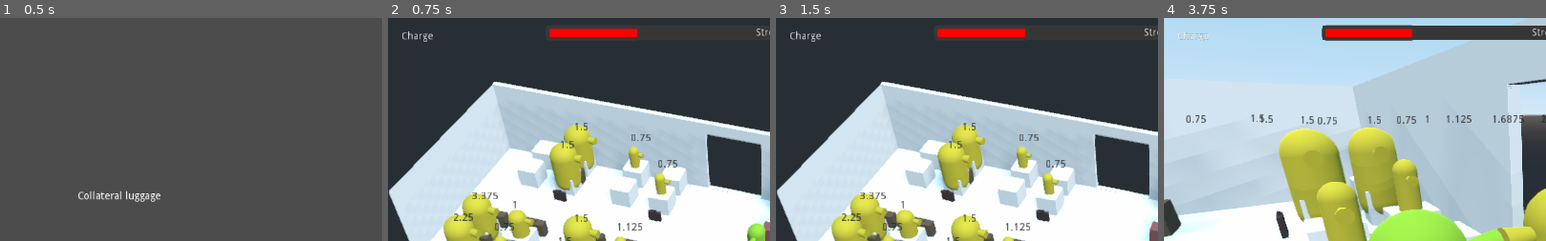
Above: before the commit, frames 1-4 (left to right).
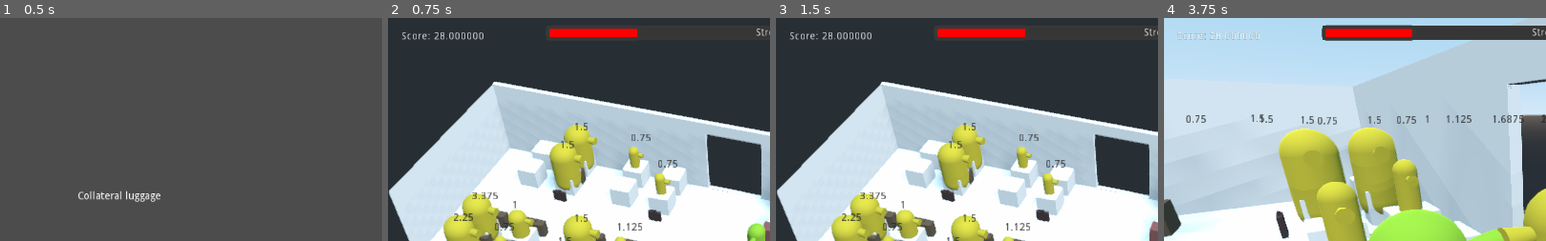
Above: after the commit, the same moments.

Repository: the-last-willy/game_jam_22_07
Game: Godot game, scene res://Game/Scenes/Main/Main.tscn
Same seed, same stepped clock (60 frames per second), same inputs: the game is played once before the commit and once after it.
Inputs (mouse positions are % of the whole screen's width and height, from its top left):
- Up to frame 1 (0.5 s): no input
- Up to frame 2 (0.75 s): click "Play" at 0.5 s
- Up to frame 3 (1.5 s): tap Enter (ui_accept) at 1.25 s; move the mouse to (72, 45) at 1.27 s; hold D (move_right) from 1.28 s (still down); tap Space (grab_luggage) at 1.35 s; click (72, 45) at 1.42 s
- Up to frame 4 (3.75 s): tap Enter (ui_accept) at 1.52, 2.27, 3.5 s; move the mouse to (30, 55) at 2.02 s; release D (move_right) at 2.03 s; hold S (move_backward) 2.03-2.78 s; tap R (grab_passenger) at 2.1, 3.6 s; move the mouse to (60, 28) at 2.77 s; hold D (move_right) 2.78-3.53 s; tap Space (grab_luggage) at 2.85 s; move the mouse to (45, 70) at 3.52 s; hold W (move_forward) from 3.53 s (still down); click (45, 70) at 3.67 s
The pictures show only the part of the screen within x 0-50%, y 0-50%; the shares and areas given below are measured in that part.

Frame 1 is identical in both runs. In frame 2, 0.4% of the frame differs, in the area x 3-25%, y 5-11%; in frame 3, 0.4%; in frame 4, 0.3%.

Commit message:
Updating current load

Diff:
--- a/Game/Character/Passenger/Passenger.gd
+++ b/Game/Character/Passenger/Passenger.gd
@@ -1,5 +1,7 @@
 extends Spatial
 class_name Passenger
+
+signal ejected(passenger)
 
 var speed: float
 var strength: float
@@ -59,6 +61,8 @@
 	return weight
 
 func _ready():
+	GameManager.register_passenger(self)
+
 	timer = Timer.new()
 
 	add_child(timer)
@@ -74,6 +78,9 @@
 		update_angryness(delta)
 	if(randVal2 < 75) :
 		update_terrless(delta)
+
+func eject():
+	emit_signal("ejected", self)
 
 func update_angryness(delta):
 	var randVal = randf()
--- a/Game/ConfrontationManager/ConfrontationManager.gd
+++ b/Game/ConfrontationManager/ConfrontationManager.gd
@@ -48,6 +48,7 @@
 			GameManager.game_over()
 			player = null
 		else:
+			opponent.eject()
 			opponent.queue_free()
 			GameManager.object_thrown(opponent.weight)
 			opponent = null
--- a/Game/GameManager/GameManager.gd
+++ b/Game/GameManager/GameManager.gd
@@ -1,6 +1,6 @@
 extends Node
 
-signal current_charge_updated
+signal current_load_updated
 
 export(NodePath) var game_ui_path
 
@@ -9,11 +9,8 @@
 var game_end_instance
 var anger
 var lift
-var current_charge: float = 0
-
-func _on_Level_ready():
-	connect_to_all_passengers()
-	update_current_charge()
+var current_load: float = 0
+var passengers: Array = []
 
 func _process(delta):
 	update_global_anger(delta)
@@ -59,16 +56,19 @@
 	game_ui_instance.update_lift(lift)
 	game_ui_instance.update_stress(anger)
 
-func connect_to_all_passengers():
-	var passengers = level.get_tree().get_nodes_in_group("passengers")
+func update_current_charge():
+	current_load = 0
 	for passenger in passengers:
-		passenger.connect("ejected", self, "_on_Passenger_ejected")
+		current_load += passenger.get_weight()
+	emit_signal("current_load_updated", current_load)
 
-func update_current_charge():
-	current_charge = 0
-	for passenger in level.get_tree().get_nodes_in_group("passengers"):
-		current_charge += passenger.get_weight()
-	emit_signal("current_charge_updated", current_charge)
+func register_passenger(passenger: Node):
+	passenger.connect("ejected", self, "unregister_passenger")
+	current_load += passenger.get_weight()
+	passengers.push_back(passenger)
+	emit_signal("current_load_updated", current_load)
 
-func _on_Passenger_ejected(ejected_passenger: Node):
-	update_current_charge()
+func unregister_passenger(passenger: Node):
+	current_load -= passenger.get_weight()
+	passengers.erase(passenger)
+	emit_signal("current_load_updated", current_load)
--- /dev/null
+++ b/Game/Scenes/Level/Level.gd
@@ -0,0 +1,7 @@
+extends Spatial
+
+func _ready():
+	call_deferred("init_level")
+
+func init_level():
+	GameManager._on_Level_ready()
--- a/Game/UI/GameUI/GameUI.gd
+++ b/Game/UI/GameUI/GameUI.gd
@@ -3,7 +3,7 @@
 func _ready():
 	GameManager.game_ui_instance = self
 
-	GameManager.connect("current_charge_updated", self, "_on_GameManager_current_charge_updated")
+	GameManager.connect("current_load_updated", self, "_on_GameManager_current_load_updated")
 
 func update_stress(value):
 	$StressBar.value = value
@@ -17,5 +17,5 @@
 func get_lift():
 	return $PlaneLiftBar.value
 
-func _on_GameManager_current_charge_updated(val: float):
-	$CurrentCharge.text = "Score: %f" % val
+func _on_GameManager_current_load_updated(val: float):
+	$CurrentLoad.text = "Score: %f" % val
--- a/Game/UI/GameUI/GameUI.tscn
+++ b/Game/UI/GameUI/GameUI.tscn
@@ -103,7 +103,7 @@
 align = 1
 valign = 1
 
-[node name="CurrentCharge" type="Label" parent="."]
+[node name="CurrentLoad" type="Label" parent="."]
 margin_left = 18.0
 margin_top = 18.0
 margin_right = 89.0
